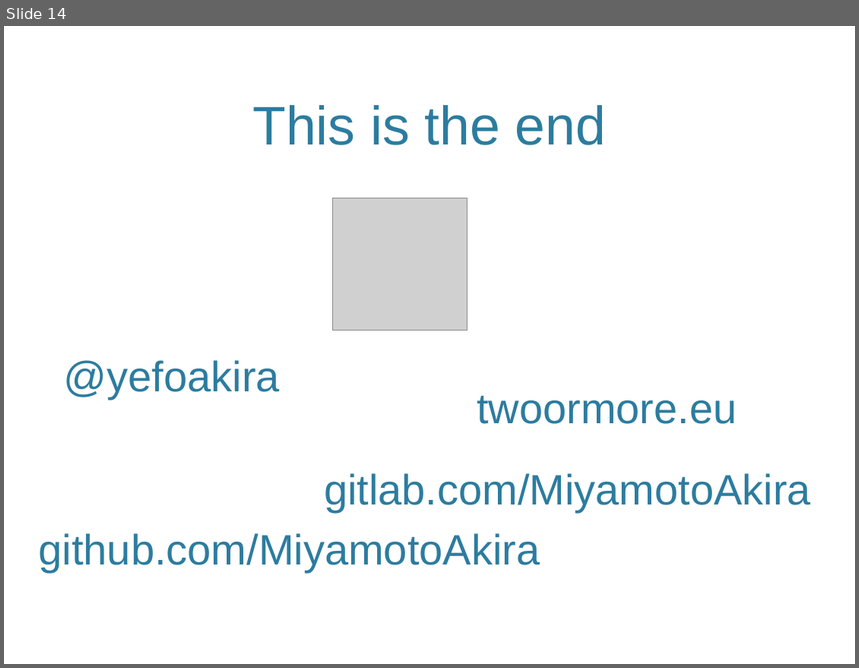
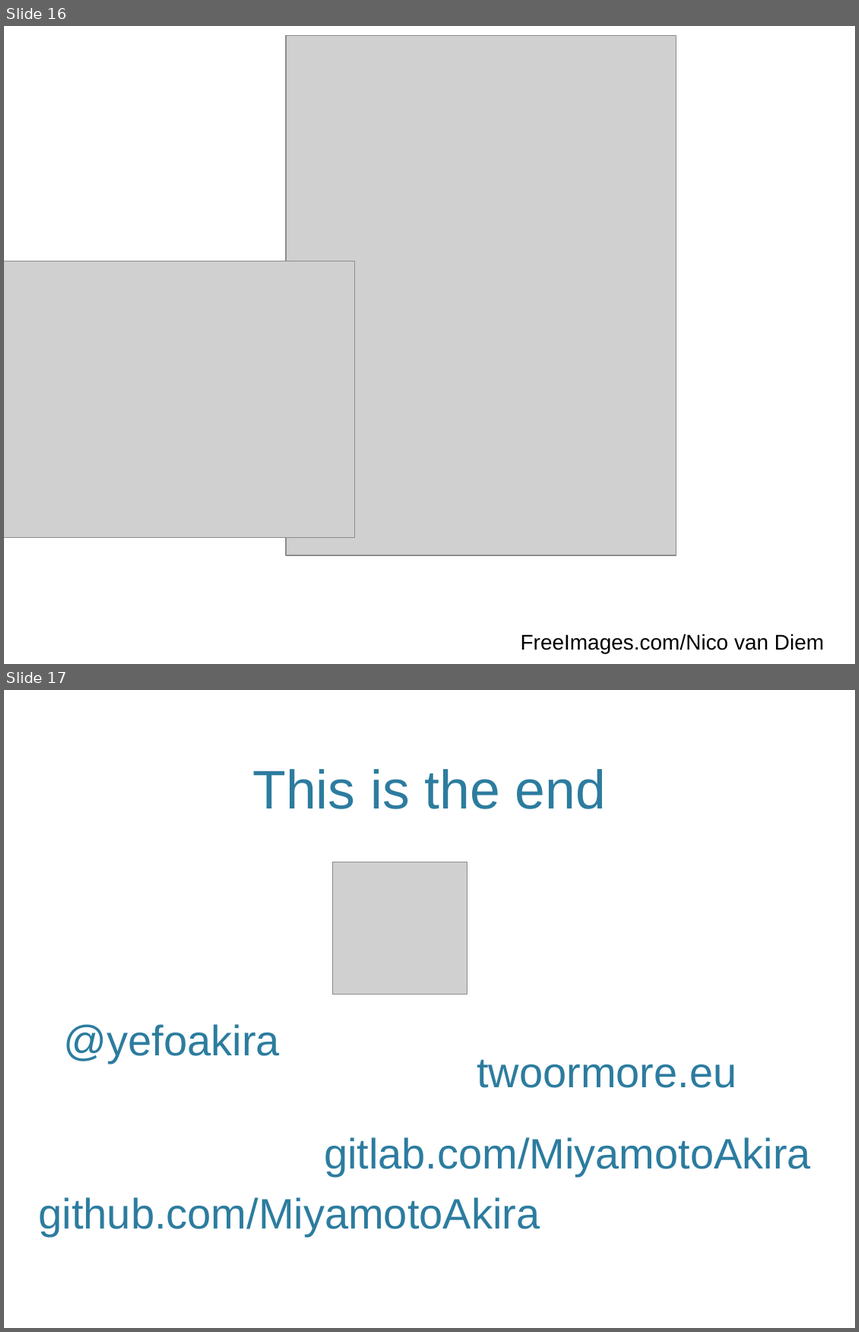
Before and after one commit to MiyamotoAkira/FeaturesVsLayers, a slide deck: FeaturesVsLayers.pptx. Shown one above the other, each under a label of ours: slide 14 before the commit, slides 16 and 17 after it. The pictures are 859x668 and 859x1332 pixels, drawn with LibreOffice and Linux fonts; fonts in the diff are those of the drawing; grey boxes stand for pictures; background and template pictures are left out. Boxes give left, top, right and bottom in pixels: in the first picture for what was removed or moved away, otherwise in the second. Text is boxed around its words. In the diff, an @@ line names an element or a change of style, - is before the commit and + after.

Commit message:
New information added.
I have added a slide to represent benefits of features. A couple of rubber duck
slides are now at the beginning for the new intro. An "implementation detail"
star has been added for the features slide. correct attribution has been added
for images (except for the ones I haven't found yet the name of the author)

```diff
--- a/FeaturesVsLayers.pptx
+++ b/FeaturesVsLayers.pptx
@@ slide 16 added at [4, 26, 855, 664], background picture (left out) @@
@@ picture added at [286, 35, 676, 556] @@
@@ picture added at [4, 261, 354, 537] @@
@@ text added at [521, 634, 824, 654], 18 pt, text #000000 @@
+FreeImages.com/Nico van Diem
@@ what was slide 14 is now slide 17 @@
```
Also in this commit, not shown: 3 slides changed, 4 other slides added, 2 slides removed.
